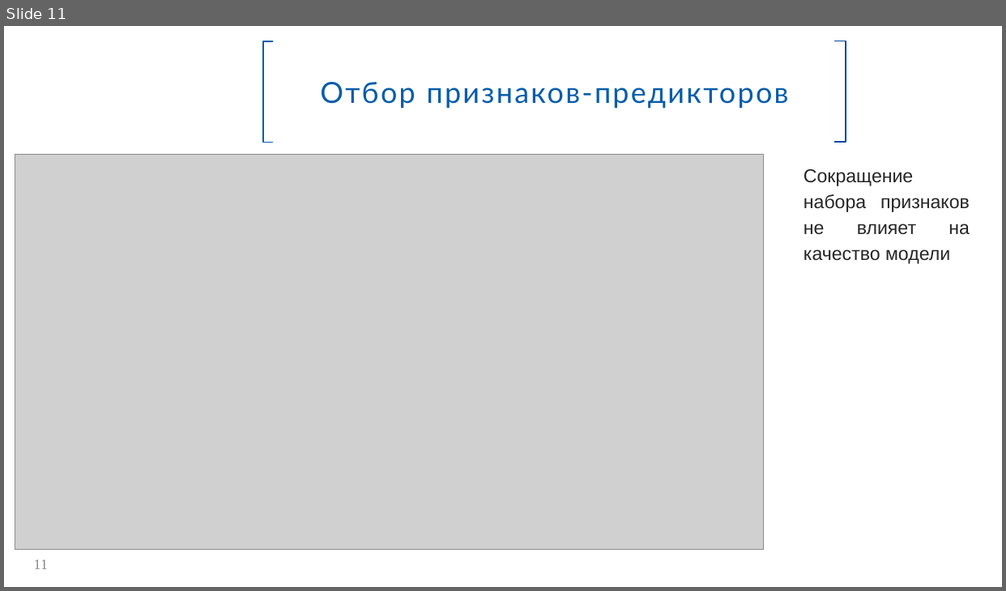
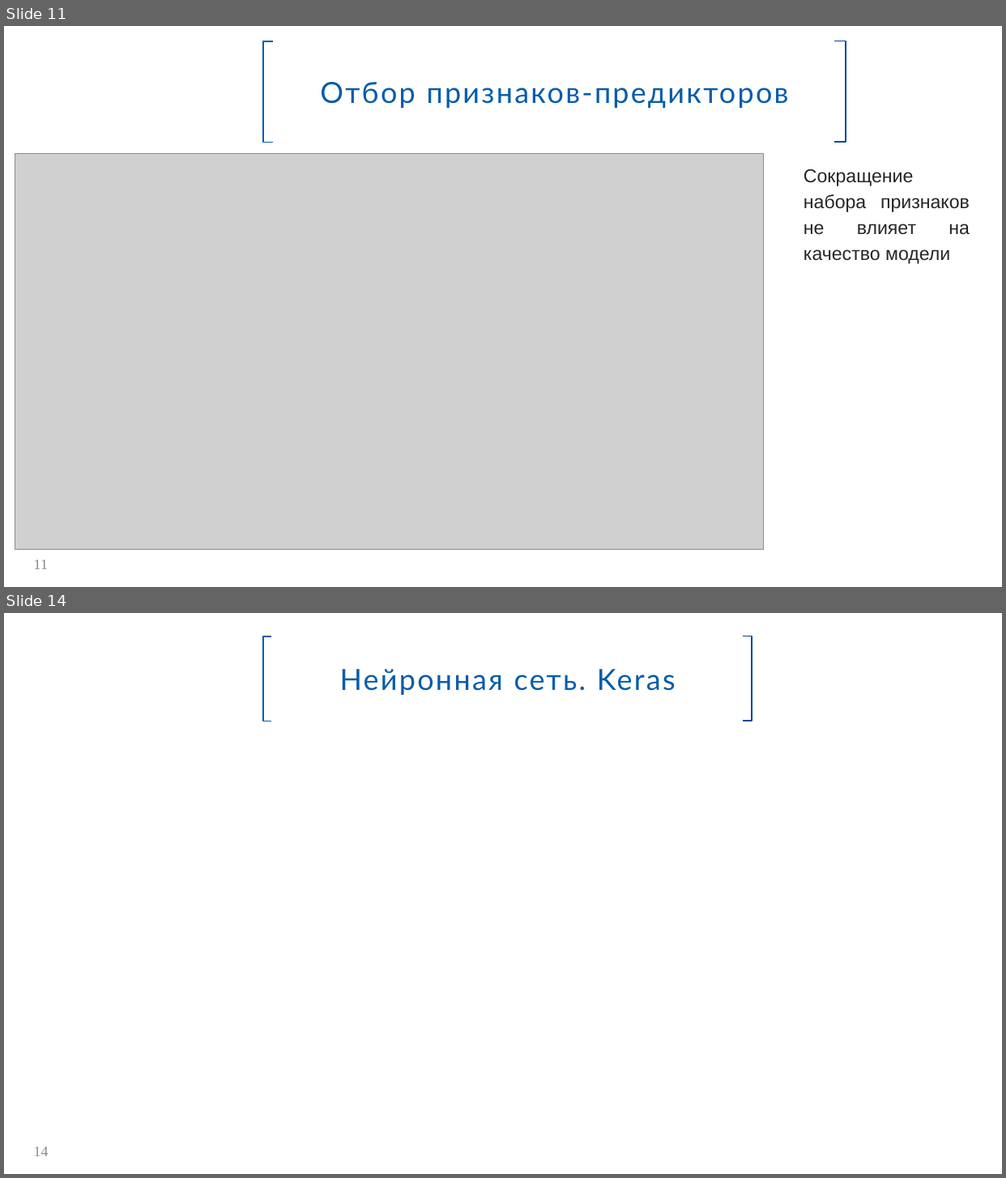
Before and after one commit to Spring-31/HC_default_risk, a slide deck: Прогнозирование вероятности дефолта.pptx. Shown one above the other, each under a label of ours: slide 11 before the commit, slides 11 and 14 after it; the slides between them are not shown. The pictures are 1006x591 and 1006x1178 pixels, drawn with LibreOffice and Linux fonts; fonts in the diff are those of the drawing; grey boxes stand for pictures; background and template pictures are left out. Boxes give left, top, right and bottom in pixels: in the first picture for what was removed or moved away, otherwise in the second. Text is boxed around its words. In the diff, an @@ line names an element or a change of style, - is before the commit and + after.

```diff
--- a/Прогнозирование вероятности дефолта.pptx
+++ b/Прогнозирование вероятности дефолта.pptx
@@ slide 14 added at [4,613,1002,1174], background #FFFFFF @@
@@ rectangle added at [263,636,752,721], fill #FFFFFF, outline #FFFFFF 2 pt, 28 pt, text #065CAB @@
+Нейронная сеть. Keras
@@ freeform shape added at [263,636,270,721], outline #065CAB 1.3 pt @@
@@ freeform shape added at [743,636,752,721], outline #0046A2 1.3 pt @@
@@ page number added at [34,1147,49,1157], 14 pt, text #898989 @@
+14
```
Also in this commit, not shown: 4 slides changed, 5 slides removed, 5 other files.
